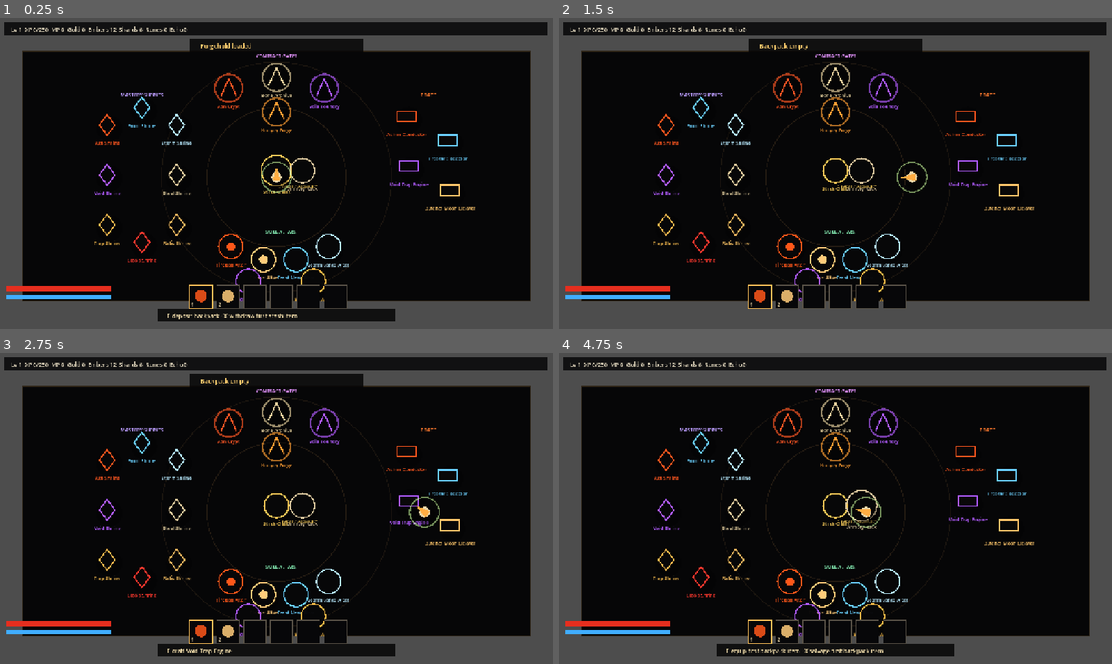
Above: before the commit, frames 1-4 (two rows, left to right).
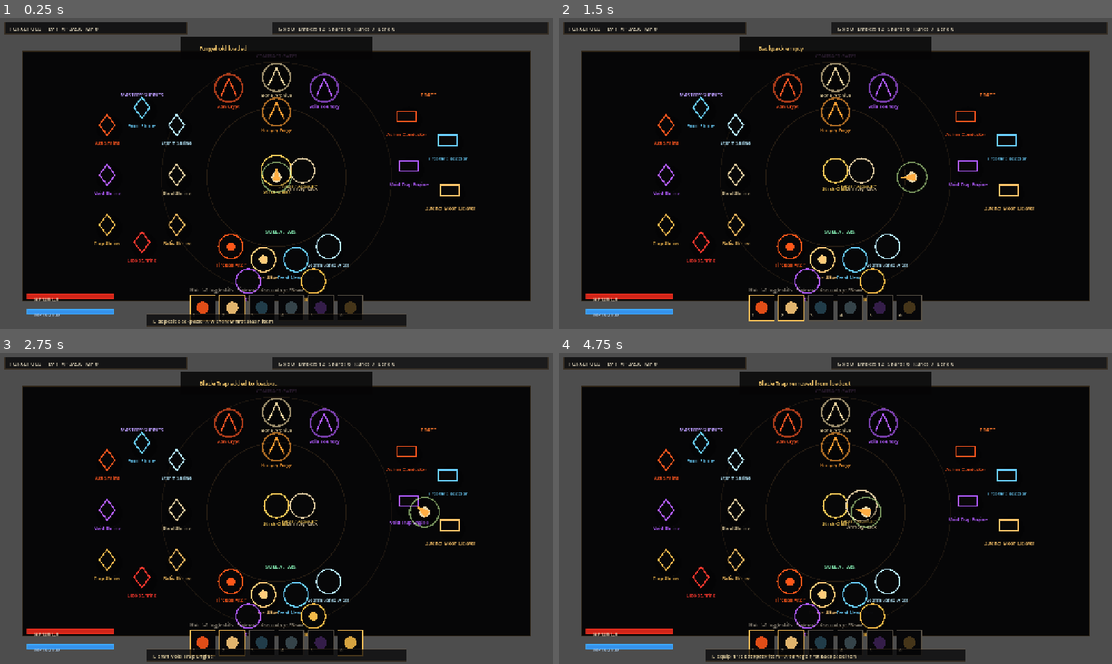
Above: after the commit, the same moments.

Repository: Kaeyart/relic-forge-vaultbound
Game: Godot game, scene res://scenes/Main.tscn
Two runs of this game, one before a commit and one after it. Both use one fixed random seed, a clock stepped at 60 frames per second and the inputs below.
Inputs (mouse positions are in pixels of both pictures, inside the frame that each line leads up to):
- Up to frame 1 (0.25 s): no input
- Up to frame 2 (1.5 s): tap Enter at 0.5 s; move the mouse to (957, 157) at 0.52 s; hold D 0.53-1.28 s; hold Q 0.53-1.28 s; click (957, 157) at 0.67 s; tap Space at 0.77 s; tap E at 0.8, 1.35 s; move the mouse to (724, 189) at 1.27 s; hold Down from 1.28 s (still down)
- Up to frame 3 (2.75 s): tap Space at 1.52, 2 s; tap 1 at 1.55, 2.1 s; move the mouse to (331, 440) at 2.02 s; release Down at 2.03 s; hold D from 2.03 s (still down); tap 6 at 2.3 s
- Up to frame 4 (4.75 s): move the mouse to (807, 570) at 2.77 s; release D at 2.78 s; hold Up 2.78-3.53 s; tap 6 at 2.85 s; click (807, 570) at 2.92 s; tap Space at 3.02, 3.77, 4.52 s; tap X at 3.05, 3.6 s; tap Enter at 3.5 s; move the mouse to (1001, 555) at 3.52 s; hold A from 3.53 s (still down); tap F at 3.8, 4.35 s; tap Escape at 4.15 s; move the mouse to (669, 461) at 4.27 s; tap Q at 4.55 s

The runs differ from the first frame. In frame 1, 5.9% of the frame differs, in the area x 0-100%, y 1-100%; in frame 2, 5.2%; in frame 3, 5.9%; in frame 4, 7.1%.

Commit message:
patch 015b improve save hud and skill selection

Diff:
--- a/scripts/Main.gd
+++ b/scripts/Main.gd
@@ -1,4 +1,6 @@
 extends Node2D
+
+const PATCH015B_ALL_SKILLS = ["Fireball", "Cleave", "Frost Nova", "Storm Lance", "Void Rift", "Blade Trap"]
 
 # Relic Forge: Vaultbound
 # Patch 014 clean architecture coordinator.
@@ -8,19 +10,21 @@
 
 var state: RVGameState = RVGameState.new()
 var textures: Dictionary = {}
+var autosave_timer: float = 0.0
 
 func _ready() -> void:
 	state.init()
 	RVSaveSystem.load_into(state)
 	state.init()
+	_load_patch015a_ui_textures()
 
 	RVHubSystem.rebuild_objects(state)
 	state.enter_hub()
 	state.add_notice("Forgehold loaded")
+	_save_now(false)
 
 	set_process(true)
 	set_process_unhandled_input(true)
-
 
 func _process(delta: float) -> void:
 	RVPlayerSystem.update(state, delta)
@@ -36,8 +40,12 @@
 	if state.notice_time > 0.0:
 		state.notice_time = max(0.0, state.notice_time - delta)
 
+	autosave_timer += delta
+	if autosave_timer >= 10.0:
+		autosave_timer = 0.0
+		_save_now(false)
+
 	queue_redraw()
-
 
 func _unhandled_input(event) -> void:
 	if event is InputEventKey:
@@ -50,12 +58,22 @@
 		if mb.pressed and mb.button_index == MOUSE_BUTTON_LEFT and state.mode == "combat":
 			RVSkillSystem.cast_selected(state, get_global_mouse_position())
 
-
 func _handle_key(keycode: int) -> void:
 	if keycode >= KEY_1 and keycode <= KEY_6:
 		var index: int = keycode - KEY_1
-		if index < state.active_skills.size():
-			state.selected_skill = index
+		if state.mode == "hub":
+			_toggle_skill_from_index(index)
+		else:
+			if index < state.active_skills.size():
+				state.selected_skill = index
+		return
+
+	if keycode == KEY_Q and state.mode == "combat":
+		_cycle_selected_skill(-1)
+		return
+
+	if keycode == KEY_E and state.mode == "combat":
+		_cycle_selected_skill(1)
 		return
 
 	if keycode == KEY_SPACE and state.mode == "combat":
@@ -64,23 +82,88 @@
 
 	if keycode == KEY_E and state.mode == "hub":
 		RVHubSystem.interact_primary(state)
+		_save_now(false)
 		return
 
 	if keycode == KEY_X and state.mode == "hub":
 		RVHubSystem.interact_secondary(state)
+		_save_now(false)
 		return
 
 	if keycode == KEY_ESCAPE:
 		if state.mode == "combat":
 			state.enter_hub()
 			state.add_notice("Returned to Forgehold")
+			_save_now(false)
 		return
 
 	if keycode == KEY_F5:
-		RVSaveSystem.save(state)
-		state.add_notice("Saved")
+		_save_now(true)
 		return
-
 
 func _draw() -> void:
 	RVRenderSystem.draw_world(self, state, textures)
+
+func _load_patch015a_ui_textures() -> void:
+	var paths: Dictionary = {
+		"ui_skill_slot_empty": "res://assets/ui/patch015a/slices/normalized/ui_skill_slot_empty.png",
+		"ui_skill_slot_selected": "res://assets/ui/patch015a/slices/normalized/ui_skill_slot_selected.png",
+		"ui_inventory_slot": "res://assets/ui/patch015a/slices/normalized/ui_inventory_slot.png",
+		"ui_equipped_item_slot": "res://assets/ui/patch015a/slices/normalized/ui_equipped_item_slot.png",
+		"ui_material_chip": "res://assets/ui/patch015a/slices/normalized/ui_material_chip.png",
+		"ui_passive_node_circle": "res://assets/ui/patch015a/slices/normalized/ui_passive_node_circle.png",
+		"ui_health_bar_frame": "res://assets/ui/patch015a/slices/normalized/ui_health_bar_frame.png",
+		"ui_mana_bar_frame": "res://assets/ui/patch015a/slices/normalized/ui_mana_bar_frame.png",
+		"ui_tooltip_panel_large": "res://assets/ui/patch015a/slices/normalized/ui_tooltip_panel_large.png",
+		"ui_notice_banner": "res://assets/ui/patch015a/slices/normalized/ui_notice_banner.png",
+		"ui_vertical_card_panel": "res://assets/ui/patch015a/slices/normalized/ui_vertical_card_panel.png",
+		"ui_main_window_panel": "res://assets/ui/patch015a/slices/normalized/ui_main_window_panel.png"
+	}
+
+	for key in paths.keys():
+		if ResourceLoader.exists(paths[key]):
+			var tex: Texture2D = load(paths[key])
+			if tex != null:
+				textures[key] = tex
+
+func _toggle_skill_from_index(index: int) -> void:
+	if index < 0 or index >= PATCH015B_ALL_SKILLS.size():
+		return
+
+	var skill: String = str(PATCH015B_ALL_SKILLS[index])
+
+	if state.active_skills.has(skill):
+		if state.active_skills.size() <= 1:
+			state.add_notice("Keep at least one skill equipped")
+			return
+		state.active_skills.erase(skill)
+		state.add_notice(skill + " removed from loadout")
+	else:
+		if state.active_skills.size() >= 4:
+			state.add_notice("Loadout limit: 4 skills")
+			return
+		state.active_skills.append(skill)
+		state.add_notice(skill + " added to loadout")
+
+	state.selected_skill = clamp(state.selected_skill, 0, state.active_skills.size() - 1)
+	_save_now(false)
+
+
+func _cycle_selected_skill(direction: int) -> void:
+	if state.active_skills.size() <= 0:
+		return
+
+	state.selected_skill = (state.selected_skill + direction) % state.active_skills.size()
+	if state.selected_skill < 0:
+		state.selected_skill = state.active_skills.size() - 1
+
+
+func _save_now(show_notice: bool) -> void:
+	RVSaveSystem.save(state)
+	if show_notice:
+		state.add_notice("Saved")
+
+
+func _notification(what: int) -> void:
+	if what == NOTIFICATION_WM_CLOSE_REQUEST or what == NOTIFICATION_PREDELETE:
+		RVSaveSystem.save(state)
--- a/scripts/core/SaveSystem.gd
+++ b/scripts/core/SaveSystem.gd
@@ -15,6 +15,8 @@
 	var parsed: Variant = JSON.parse_string(file.get_as_text())
 	if typeof(parsed) == TYPE_DICTIONARY:
 		state.apply_save_dict(parsed)
+	else:
+		save(state)
 
 
 static func save(state: RVGameState) -> void:
@@ -23,3 +25,7 @@
 		return
 
 	file.store_string(JSON.stringify(state.to_save_dict(), "\t"))
+
+
+static func save_path() -> String:
+	return SAVE_PATH
--- a/scripts/visuals/RenderSystem.gd
+++ b/scripts/visuals/RenderSystem.gd
@@ -92,26 +92,125 @@
 	var hp_pct: float = clamp(state.player_hp / max(1.0, state.max_hp), 0.0, 1.0)
 	node.draw_arc(pos, 34.0, -PI * 0.5, -PI * 0.5 + TAU * hp_pct, 64, Color(0.80, 1.0, 0.62, 0.55), 3.0)
 
-
 static func draw_hud(node: Node2D, state: RVGameState, textures: Dictionary) -> void:
 	var font: Font = ThemeDB.fallback_font
-	var top: String = "Lv " + str(state.level) + "  XP " + str(int(state.xp)) + "/" + str(int(state.xp_to_next())) + "  MP " + str(state.mastery_points) + "  Gold " + str(state.gold) + "  Embers " + str(state.materials.get("embers", 0)) + "  Shards " + str(state.materials.get("shards", 0)) + "  Runes " + str(state.materials.get("runes", 0)) + "  Echo " + str(state.materials.get("echo_glass", 0))
-	node.draw_rect(Rect2(Vector2(14.0, 14.0), Vector2(1250.0, 30.0)), Color(0.018, 0.017, 0.020, 0.82), true); node.draw_string(font, Vector2(28.0, 35.0), top, HORIZONTAL_ALIGNMENT_LEFT, -1, 13, Color(0.88, 0.84, 0.74))
-	var hp_pct: float = clamp(state.player_hp / max(1.0, state.max_hp), 0.0, 1.0); var mana_pct: float = clamp(state.player_mana / max(1.0, state.max_mana), 0.0, 1.0)
-	node.draw_rect(Rect2(Vector2(18.0, 620.0), Vector2(240.0, 12.0)), Color(0.08, 0.03, 0.03), true); node.draw_rect(Rect2(Vector2(18.0, 620.0), Vector2(240.0 * hp_pct, 12.0)), Color(0.90, 0.18, 0.12), true)
-	node.draw_rect(Rect2(Vector2(18.0, 640.0), Vector2(240.0, 12.0)), Color(0.03, 0.05, 0.08), true); node.draw_rect(Rect2(Vector2(18.0, 640.0), Vector2(240.0 * mana_pct, 12.0)), Color(0.25, 0.68, 1.0), true)
-	var start_x: float = 440.0
+	var screen_size: Vector2 = node.get_viewport_rect().size
+
+	# Compact top strip. This replaces the previous unclear top banner.
+	var top_left_rect: Rect2 = Rect2(Vector2(14.0, 12.0), Vector2(420.0, 28.0))
+	node.draw_rect(top_left_rect, Color(0.018, 0.017, 0.020, 0.78), true)
+	node.draw_rect(top_left_rect, Color(0.68, 0.52, 0.32, 0.22), false, 1.0)
+
+	var mode_text: String = "FORGEHOLD" if state.mode == "hub" else "CONTRACT DEPTH " + str(state.run_depth)
+	var top_text: String = mode_text + "  ·  Lv " + str(state.level)
+	top_text += "  XP " + str(int(state.xp)) + "/" + str(int(state.xp_to_next()))
+	top_text += "  MP " + str(state.mastery_points)
+	node.draw_string(font, Vector2(26.0, 32.0), top_text, HORIZONTAL_ALIGNMENT_LEFT, -1, 12, Color(0.88, 0.84, 0.74, 0.92))
+
+	# Small material/status row on the top-right, not a giant banner.
+	var right_text: String = "Gold " + str(state.gold)
+	right_text += "   Embers " + str(state.materials.get("embers", 0))
+	right_text += "   Shards " + str(state.materials.get("shards", 0))
+	right_text += "   Runes " + str(state.materials.get("runes", 0))
+	right_text += "   Echo " + str(state.materials.get("echo_glass", 0))
+	var right_rect: Rect2 = Rect2(Vector2(screen_size.x - 650.0, 12.0), Vector2(636.0, 28.0))
+	node.draw_rect(right_rect, Color(0.018, 0.017, 0.020, 0.68), true)
+	node.draw_rect(right_rect, Color(0.68, 0.52, 0.32, 0.18), false, 1.0)
+	node.draw_string(font, Vector2(right_rect.position.x + 14.0, 32.0), right_text, HORIZONTAL_ALIGNMENT_LEFT, -1, 12, Color(0.88, 0.84, 0.74, 0.88))
+
+	# Bottom-left HP/Mana: fill is drawn first, then frame is drawn on top.
+	# Fill proportions are intentionally inset so they stay inside the 015A frame art.
+	var bar_x: float = 16.0
+	var hp_y: float = screen_size.y - 112.0
+	var mana_y: float = screen_size.y - 76.0
+	var bar_size: Vector2 = Vector2(300.0, 75.0)
+	var fill_margin_x: float = bar_size.x * 0.165
+	var fill_margin_y: float = bar_size.y * 0.415
+	var fill_width: float = bar_size.x * 0.665
+	var fill_height: float = bar_size.y * 0.145
+
+	var hp_pct: float = clamp(state.player_hp / max(1.0, state.max_hp), 0.0, 1.0)
+	var mana_pct: float = clamp(state.player_mana / max(1.0, state.max_mana), 0.0, 1.0)
+
+	var hp_frame_rect: Rect2 = Rect2(Vector2(bar_x, hp_y), bar_size)
+	var mana_frame_rect: Rect2 = Rect2(Vector2(bar_x, mana_y), bar_size)
+	var hp_fill_bg: Rect2 = Rect2(hp_frame_rect.position + Vector2(fill_margin_x, fill_margin_y), Vector2(fill_width, fill_height))
+	var mana_fill_bg: Rect2 = Rect2(mana_frame_rect.position + Vector2(fill_margin_x, fill_margin_y), Vector2(fill_width, fill_height))
+
+	node.draw_rect(hp_fill_bg, Color(0.08, 0.025, 0.020, 0.90), true)
+	node.draw_rect(Rect2(hp_fill_bg.position, Vector2(hp_fill_bg.size.x * hp_pct, hp_fill_bg.size.y)), Color(0.88, 0.15, 0.10, 0.92), true)
+
+	node.draw_rect(mana_fill_bg, Color(0.020, 0.035, 0.07, 0.90), true)
+	node.draw_rect(Rect2(mana_fill_bg.position, Vector2(mana_fill_bg.size.x * mana_pct, mana_fill_bg.size.y)), Color(0.22, 0.62, 1.0, 0.92), true)
+
+	if textures.has("ui_health_bar_frame"):
+		node.draw_texture_rect(textures["ui_health_bar_frame"], hp_frame_rect, false, Color(1.0, 1.0, 1.0, 0.96))
+	else:
+		node.draw_rect(hp_fill_bg, Color(0.90, 0.18, 0.12, 0.82), false, 2.0)
+
+	if textures.has("ui_mana_bar_frame"):
+		node.draw_texture_rect(textures["ui_mana_bar_frame"], mana_frame_rect, false, Color(1.0, 1.0, 1.0, 0.96))
+	else:
+		node.draw_rect(mana_fill_bg, Color(0.25, 0.68, 1.0, 0.82), false, 2.0)
+
+	node.draw_string(font, hp_frame_rect.position + Vector2(67.0, 48.0), "HP " + str(int(state.player_hp)) + "/" + str(int(state.max_hp)), HORIZONTAL_ALIGNMENT_LEFT, -1, 10, Color(0.92, 0.84, 0.74, 0.86))
+	node.draw_string(font, mana_frame_rect.position + Vector2(67.0, 48.0), "MP " + str(int(state.player_mana)) + "/" + str(int(state.max_mana)), HORIZONTAL_ALIGNMENT_LEFT, -1, 10, Color(0.72, 0.86, 1.0, 0.86))
+
+	# Skill bar. In hub, 1-6 toggles from the full skill list. In combat, 1-6 selects active slots and Q/E cycles.
+	var slot_size: Vector2 = Vector2(58.0, 58.0)
+	var slot_gap: float = 10.0
+	var total_width: float = 6.0 * slot_size.x + 5.0 * slot_gap
+	var start_x: float = screen_size.x * 0.5 - total_width * 0.5
+	var slot_y: float = screen_size.y - 78.0
+	var all_skills: Array = ["Fireball", "Cleave", "Frost Nova", "Storm Lance", "Void Rift", "Blade Trap"]
+
 	for i in range(6):
-		var pos: Vector2 = Vector2(start_x + float(i) * 62.0, 620.0); var selected: bool = i == state.selected_skill; var frame_color: Color = Color(1.0, 0.76, 0.35) if selected else Color(0.35, 0.32, 0.28)
-		node.draw_rect(Rect2(pos, Vector2(52.0, 52.0)), Color(0.030, 0.030, 0.036), true); node.draw_rect(Rect2(pos, Vector2(52.0, 52.0)), frame_color, false, 2.0)
-		if i < state.active_skills.size():
-			var skill: String = str(state.active_skills[i]); var col: Color = RVSkillDB.color(skill)
-			node.draw_circle(pos + Vector2(26.0, 24.0), 14.0, Color(col.r, col.g, col.b, 0.85)); node.draw_string(font, pos + Vector2(4.0, 48.0), str(i + 1), HORIZONTAL_ALIGNMENT_LEFT, -1, 10, Color(0.94, 0.86, 0.68))
+		var pos: Vector2 = Vector2(start_x + float(i) * (slot_size.x + slot_gap), slot_y)
+		var skill_name: String = ""
+		var slot_active: bool = false
+		var selected: bool = false
+
+		if state.mode == "hub":
+			skill_name = str(all_skills[i])
+			slot_active = state.active_skills.has(skill_name)
+			selected = slot_active
+		else:
+			if i < state.active_skills.size():
+				skill_name = str(state.active_skills[i])
+				slot_active = true
+			selected = i == state.selected_skill
+
+		var tex_key: String = "ui_skill_slot_selected" if selected else "ui_skill_slot_empty"
+		if textures.has(tex_key):
+			node.draw_texture_rect(textures[tex_key], Rect2(pos, slot_size), false, Color(1.0, 1.0, 1.0, 0.96 if slot_active else 0.42))
+		else:
+			var frame_color: Color = Color(1.0, 0.76, 0.35) if selected else Color(0.35, 0.32, 0.28)
+			node.draw_rect(Rect2(pos, slot_size), Color(0.030, 0.030, 0.036), true)
+			node.draw_rect(Rect2(pos, slot_size), frame_color, false, 2.0)
+
+		if skill_name != "":
+			var col: Color = RVSkillDB.color(skill_name)
+			var alpha: float = 0.88 if slot_active else 0.26
+			node.draw_circle(pos + slot_size * 0.5, 14.0, Color(col.r, col.g, col.b, alpha))
+			node.draw_string(font, pos + Vector2(5.0, 51.0), str(i + 1), HORIZONTAL_ALIGNMENT_LEFT, -1, 10, Color(0.94, 0.86, 0.68, 0.90))
+
+	var controls: String = "Hub: 1-6 toggle skills · E interact · X secondary · F5 save" if state.mode == "hub" else "Combat: 1-6 select · Q/E cycle · LMB/Space cast · Esc hub"
+	node.draw_string(font, Vector2(start_x, slot_y - 8.0), controls, HORIZONTAL_ALIGNMENT_LEFT, -1, 10, Color(0.76, 0.72, 0.64, 0.72))
+
 	if state.prompt != "":
-		node.draw_rect(Rect2(Vector2(365.0, 675.0), Vector2(550.0, 28.0)), Color(0.018, 0.017, 0.020, 0.84), true); node.draw_string(font, Vector2(388.0, 695.0), state.prompt, HORIZONTAL_ALIGNMENT_LEFT, -1, 13, Color(0.96, 0.88, 0.68))
+		var prompt_rect: Rect2 = Rect2(Vector2(screen_size.x * 0.5 - 300.0, screen_size.y - 34.0), Vector2(600.0, 28.0))
+		node.draw_rect(prompt_rect, Color(0.018, 0.017, 0.020, 0.74), true)
+		node.draw_rect(prompt_rect, Color(0.68, 0.52, 0.32, 0.20), false, 1.0)
+		node.draw_string(font, prompt_rect.position + Vector2(16.0, 20.0), state.prompt, HORIZONTAL_ALIGNMENT_LEFT, -1, 12, Color(0.96, 0.88, 0.68, 0.92))
+
+	# Temporary notice. Smaller than before so it does not feel like a permanent top banner.
 	if state.notice_time > 0.0:
-		node.draw_rect(Rect2(Vector2(440.0, 52.0), Vector2(400.0, 30.0)), Color(0.018, 0.017, 0.020, 0.84), true); node.draw_string(font, Vector2(465.0, 73.0), state.notice, HORIZONTAL_ALIGNMENT_LEFT, -1, 14, Color(1.0, 0.82, 0.44))
-
+		var notice_rect: Rect2 = Rect2(Vector2(screen_size.x * 0.5 - 220.0, 46.0), Vector2(440.0, 54.0))
+		if textures.has("ui_notice_banner"):
+			node.draw_texture_rect(textures["ui_notice_banner"], notice_rect, false, Color(1.0, 1.0, 1.0, 0.88))
+		else:
+			node.draw_rect(notice_rect, Color(0.018, 0.017, 0.020, 0.84), true)
+		node.draw_string(font, notice_rect.position + Vector2(42.0, 33.0), state.notice, HORIZONTAL_ALIGNMENT_LEFT, -1, 13, Color(1.0, 0.82, 0.44, 0.96))
 
 static func draw_label(node: Node2D, pos: Vector2, text: String, color: Color) -> void:
 	var font: Font = ThemeDB.fallback_font; var size: Vector2 = font.get_string_size(text, HORIZONTAL_ALIGNMENT_LEFT, -1, 11)
Not shown, added: docs/PATCH_015A_UI_SLICED_ASSETS.md
Not shown, added: docs/PATCH_015B_UI_SAVE_SKILL_QOL.md
